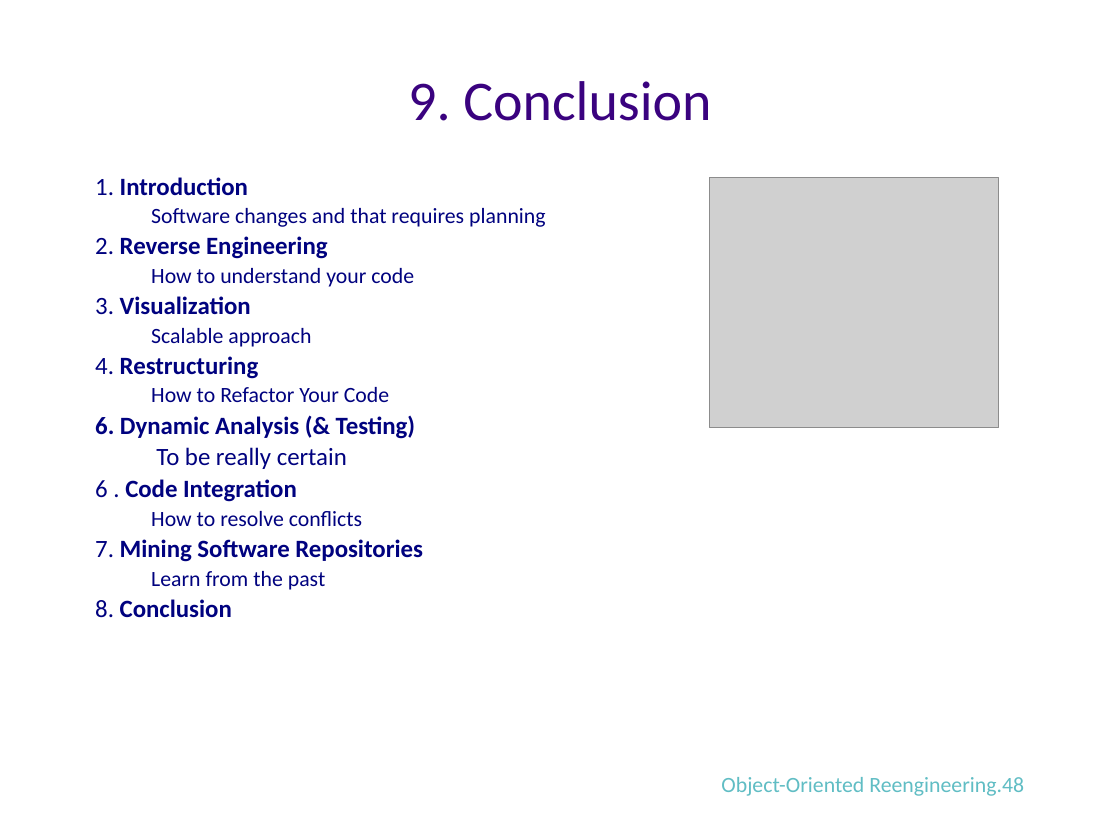
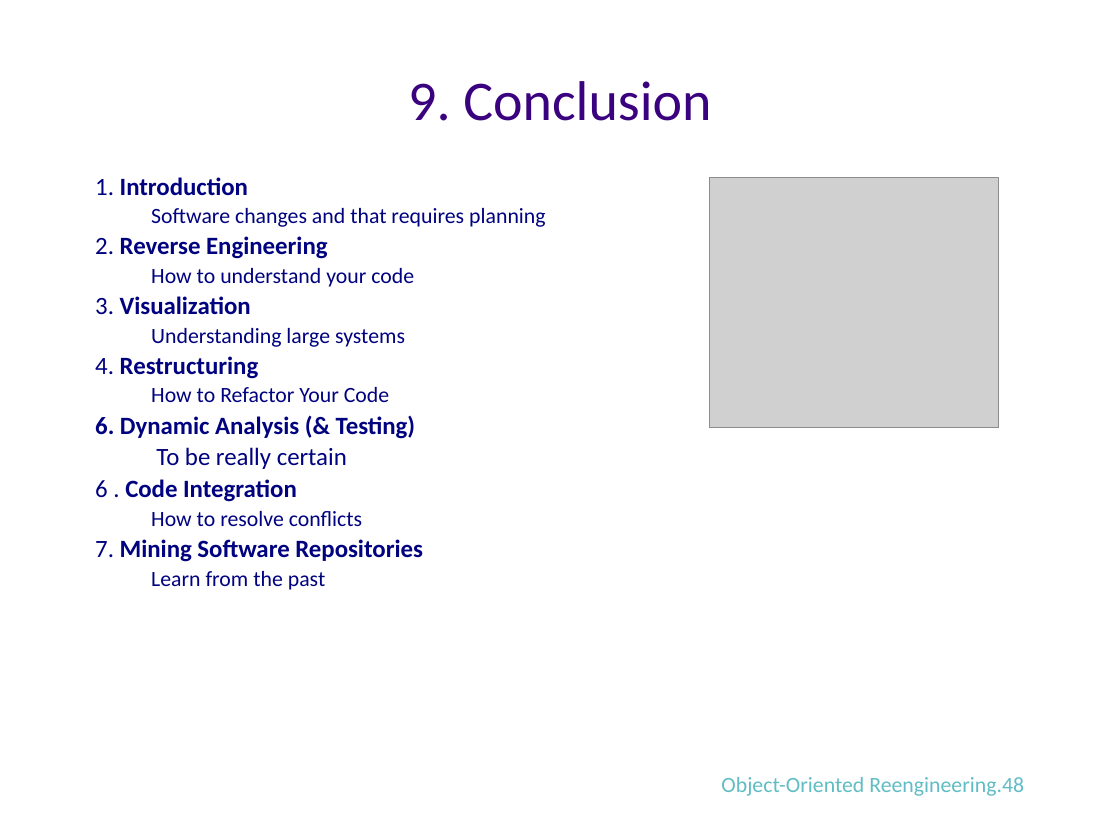
Before and after one commit to johnxu21/johnxu21.github.io, a slide deck: slide 48 of teaching/CS473-Fall2022/Introduction.pptx. Drawn at 1120x840 pixels with LibreOffice and Linux fonts; fonts in the diff are those of the drawing; grey boxes stand for pictures. Boxes give left, top, right and bottom in pixels: in the first picture for what was removed or moved away, otherwise in the second. Text is boxed around its words. In the diff, an @@ line names an element or a change of style, - is before the commit and + after.

```diff
--- a/teaching/CS473-Fall2022/Introduction.pptx
+++ b/teaching/CS473-Fall2022/Introduction.pptx
@@ text at <box>151,328,405,347</box>: text changed @@
-  Scalable approach
+  Understanding large systems
@@ text at <box>95,599,232,618</box>: paragraph removed @@
-8. Conclusion
```
Also in this commit, not shown: 1 other slide changed, 1 slide removed, 1 other file.
